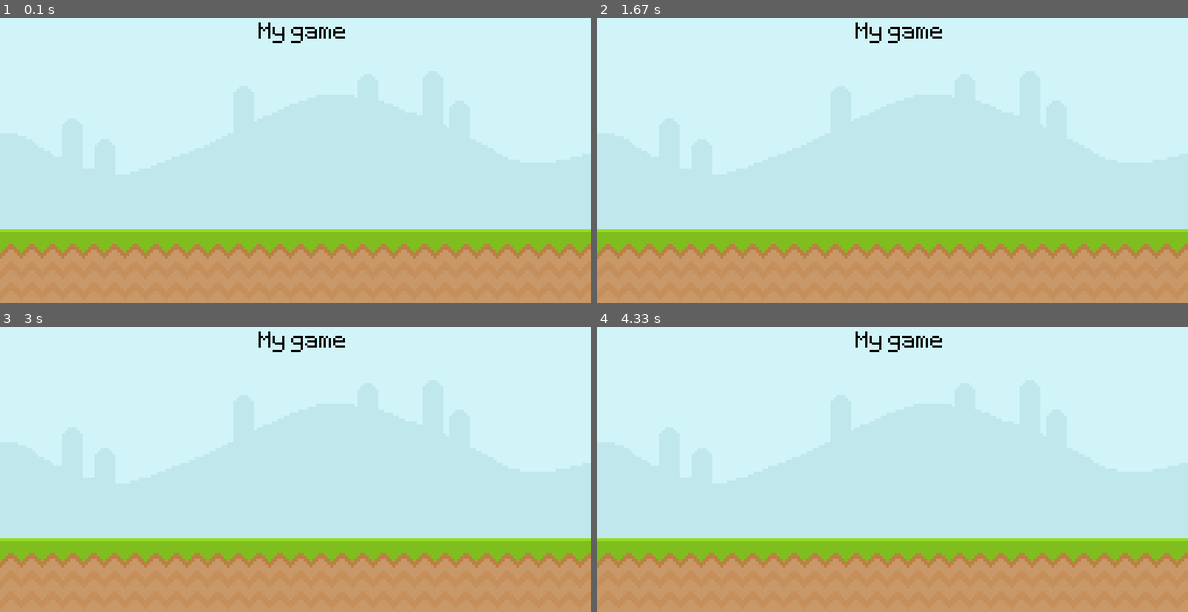
Above: before the commit, frames 1-4 (two rows, left to right).
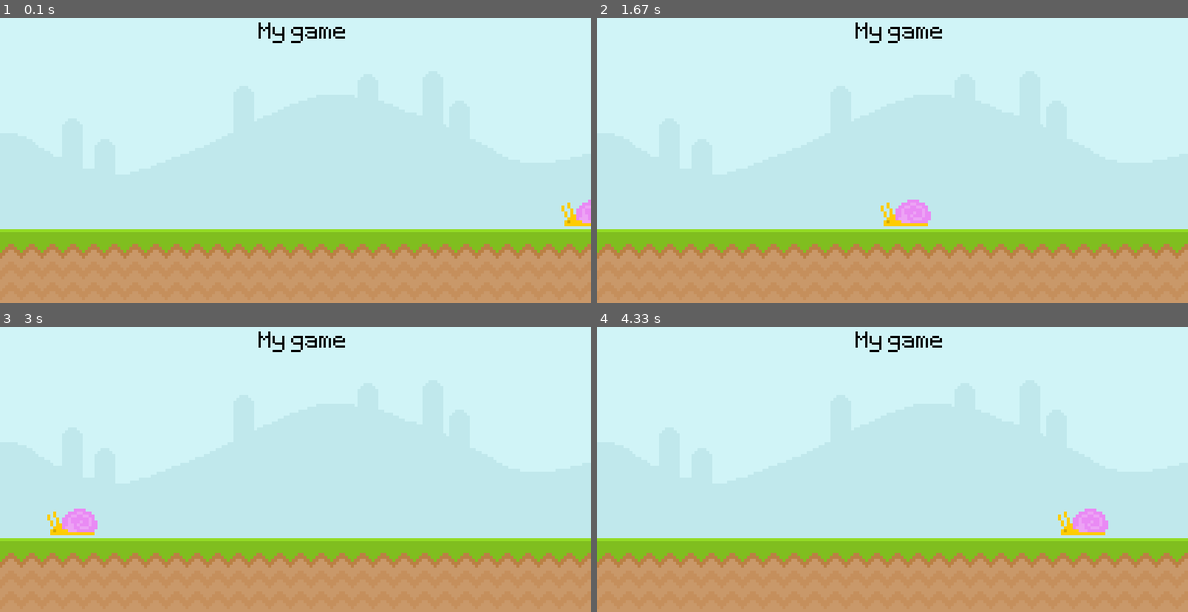
Above: after the commit, the same moments.

Repository: Emre12335/pygame_introduction
Game: pygame game, started from pygame-3.py
Two runs of this game, one before a commit and one after it. Both use one fixed random seed, a clock stepped at 60 frames per second and the inputs below.
Inputs:
- Up to frame 1 (0.1 s): no input
- Up to frame 2 (1.67 s): no input
- Up to frame 3 (3 s): no input
- Up to frame 4 (4.33 s): no input

The runs differ from the first frame. In frame 1, 0.3% of the frame differs, in the area x 95-100%, y 63-74%; in frame 2, 0.6%, in the area x 48-57%, y 63-74%; in frame 3, 0.6%; in frame 4, 0.6%.

Commit message:
hareketli görsel eklendi ve kodu yazıldı detaylar açıklandı pygame-3.py ile olan çalışma bitti.

Diff:
--- a/pygame-3.py
+++ b/pygame-3.py
@@ -8,10 +8,13 @@
 pygame.init()
 screen = pygame.display.set_mode((800,400))
 pygame.display.set_caption("Runner")
-image_sky_surface = pygame.image.load("graphics/Sky.png")
-image_ground_surface = pygame.image.load("graphics/ground.png")
+image_sky_surface = pygame.image.load("graphics/Sky.png").convert() # convert_uygulandı/5
+image_ground_surface = pygame.image.load("graphics/ground.png").convert() # convert_uygulandı/5
 text_surface_font = pygame.font.Font("font/Pixeltype.ttf",50)
-text_surface = text_surface_font.render('My game',False,(0,0,0))
+text_surface = text_surface_font.render('My game',False,(0,0,0)).convert() # convert_uygulandı/5
+snail_surface = pygame.image.load("graphics/snail/snail1.png").convert_alpha() # snail surface eklendi/1
+# alpha_convert_uygulandı/5
+x_position = 780 # snail in ana pozisyonu.
 clock_object = pygame.time.Clock()
 while True:
     for event in pygame.event.get():
@@ -21,5 +24,15 @@
     screen.blit(image_sky_surface,(0,0))
     screen.blit(image_ground_surface,(0,300))
     screen.blit(text_surface,(350,20))
+    screen.blit(snail_surface,(x_position,260)) # snail ekrana yansıtıldı/2
+    x_position -= 4 # bu piksel hızı tick ile birlikte hızı belirliyorlar frame başı 4 birim gidecek/3
+    # bu şekilde bırakırsak snail negatif yönünde gider ve bir daha gözükmez bunu engellemek için if koşulu ekleyeceğiz.
+    if x_position == -100: # /4
+        x_position = 780
     pygame.display.update()
     clock_object.tick(60)
+
+# Son olarak bütün surfacelara convert işlemi yapacağız bunun sebebi surfacelardaki imagelar imageları surface'a
+# çevirsek bile ekranda kullanılabilir hale gelmesi için ara işlemden geçiyor.Bu oyunda bug oluşmasına sebebiyet
+# verebiliyor.Hedef bunun önüne geçmek.hepsine convert işlemi yapacağız.Eğer image alpha value dediğmiz özel bir
+# value içeriyorsa dönüşürken sıkıntı yaşanabiliyor bunun için convert_alpha kullanacağız snail surface'ında./5
